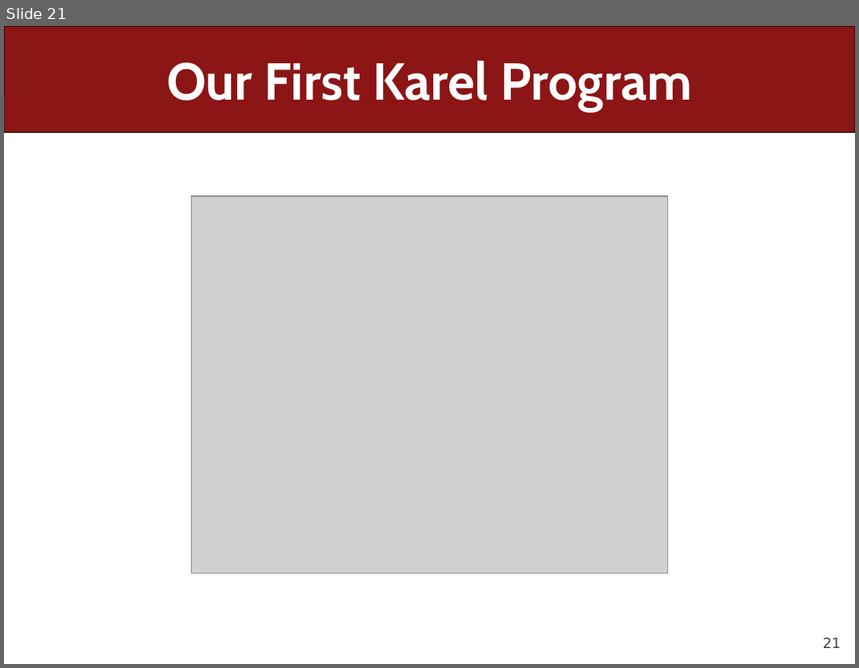
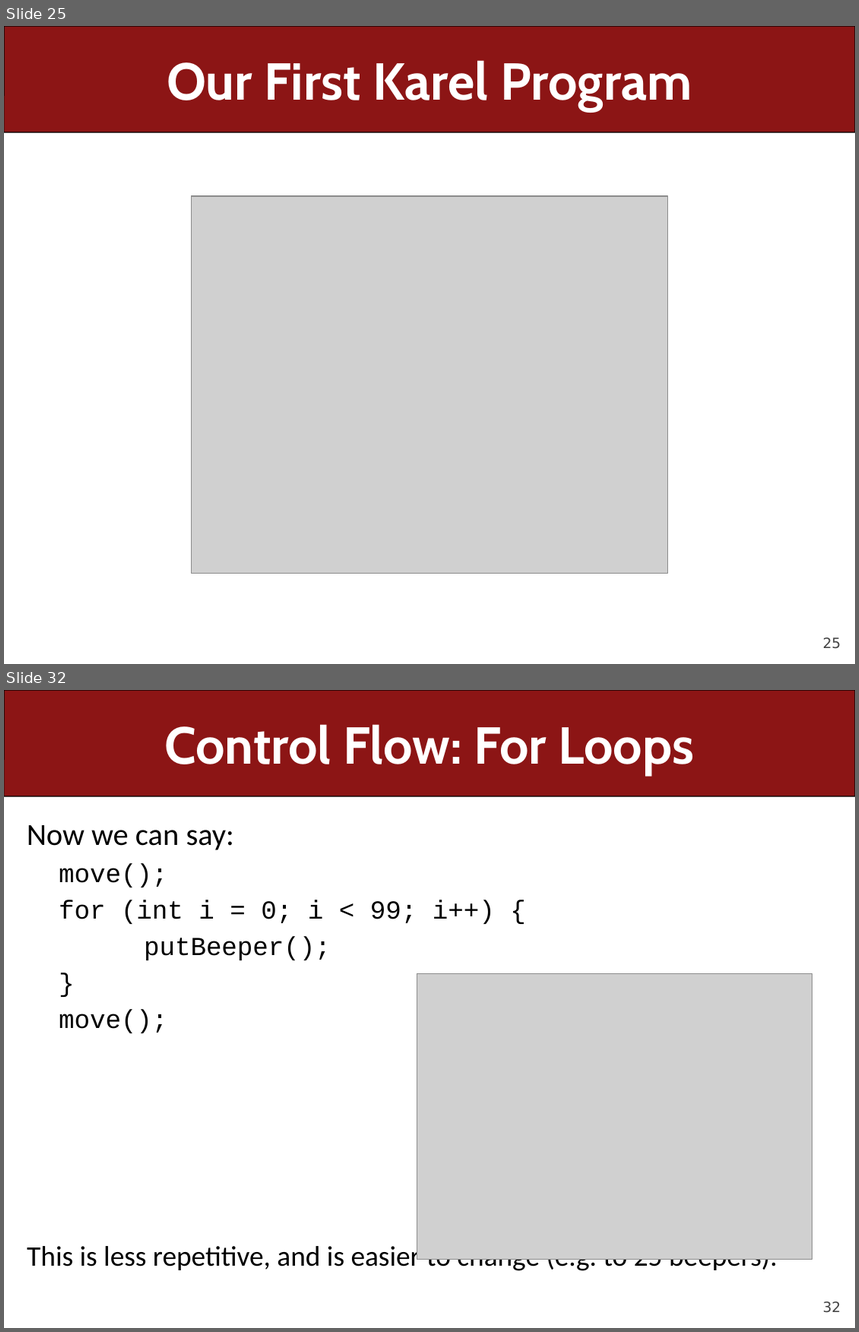
Before and after one commit to ckincaid17/cs106a-summer-2018, a slide deck: WWW/lectures/Lecture2/Lecture2.pptx. Shown one above the other, each under a label of ours: slide 21 before the commit, slides 25 and 32 after it; the slides between them are not shown. The pictures are 859x668 and 859x1332 pixels, drawn with LibreOffice and Linux fonts; fonts in the diff are those of the drawing; grey boxes stand for pictures. Boxes give left, top, right and bottom in pixels: in the first picture for what was removed or moved away, otherwise in the second. Text is boxed around its words. In the diff, an @@ line names an element or a change of style, - is before the commit and + after.

```diff
--- a/WWW/lectures/Lecture2/Lecture2.pptx
+++ b/WWW/lectures/Lecture2/Lecture2.pptx
@@ slide 32 added at [4,690,855,1328], background #FFFFFF; not listed: 2 template elements that a slide beside it also shows @@
@@ title added at [164,724,694,775], 44 pt, text #FFFFFF, bold @@
+Control Flow: For Loops
@@ text added at [27,825,778,1274], 24 pt, text #000000 @@
+Now we can say:
+  move();
+  for (int i = 0; i < 99; i++) {
+  putBeeper();
+  }
+  move();
+This is less repetitive, and is easier to change (e.g. to 25 beepers).
@@ picture added at [417,973,813,1259] @@
@@ what was slide 21 is now slide 25 @@
@@ page number at [823,638,842,649]: text changed @@
-21
+25
```
Also in this commit, not shown: 6 slides changed, 34 other slides added, 5 slides removed, 24 other files.
